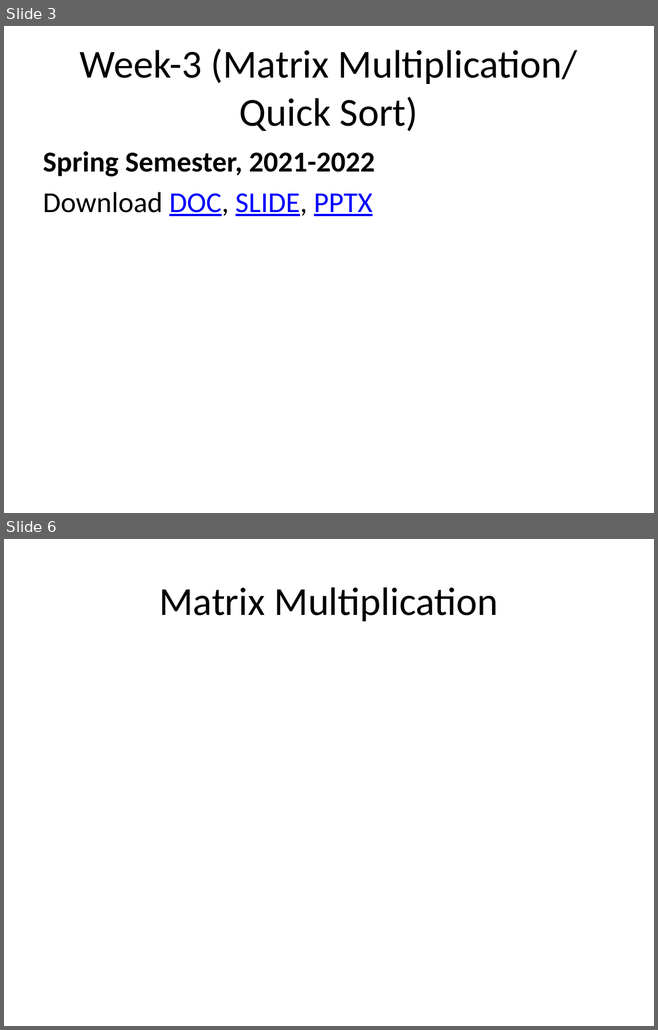
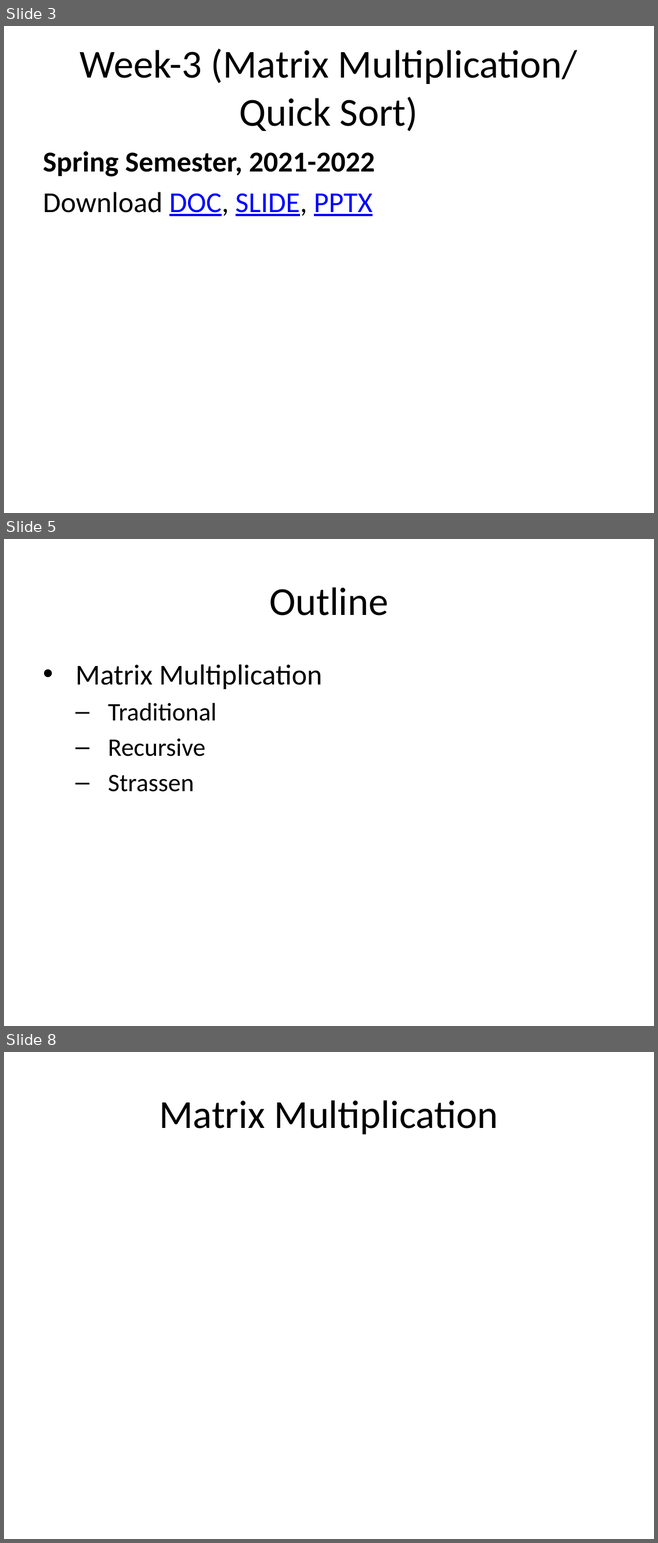
Before and after one commit to ucoruh/ce100-algorithms-and-programming-II, a slide deck: docs/week-3/ce100-week-3-matrix.md_word.pptx. Shown one above the other, each under a label of ours: slides 3 and 6 before the commit, slides 3, 5 and 8 after it; the slides between them are not shown. The pictures are 658x1030 and 658x1543 pixels, drawn with LibreOffice and Linux fonts; fonts in the diff are those of the drawing. Boxes give left, top, right and bottom in pixels: in the first picture for what was removed or moved away, otherwise in the second. Text is boxed around its words. In the diff, an @@ line names an element or a change of style, - is before the commit and + after.

Commit message:
week-3 matrix mult completed

```diff
--- a/docs/week-3/ce100-week-3-matrix.md_word.pptx
+++ b/docs/week-3/ce100-week-3-matrix.md_word.pptx
@@ slide 5 added at (4, 539, 654, 1026), background #FFFFFF @@
@@ title added at (269, 587, 388, 616), 44 pt, text #000000 @@
+Outline
@@ text added at (75, 664, 322, 792), 28 pt, text #000000 @@
+• Matrix Multiplication
+  – Traditional
+  – Recursive
+  – Strassen
@@ what was slide 6 is now slide 8 @@
```
Also in this commit, not shown: 2 slides changed, 25 other slides added, 1 slide removed, 18 other files.
